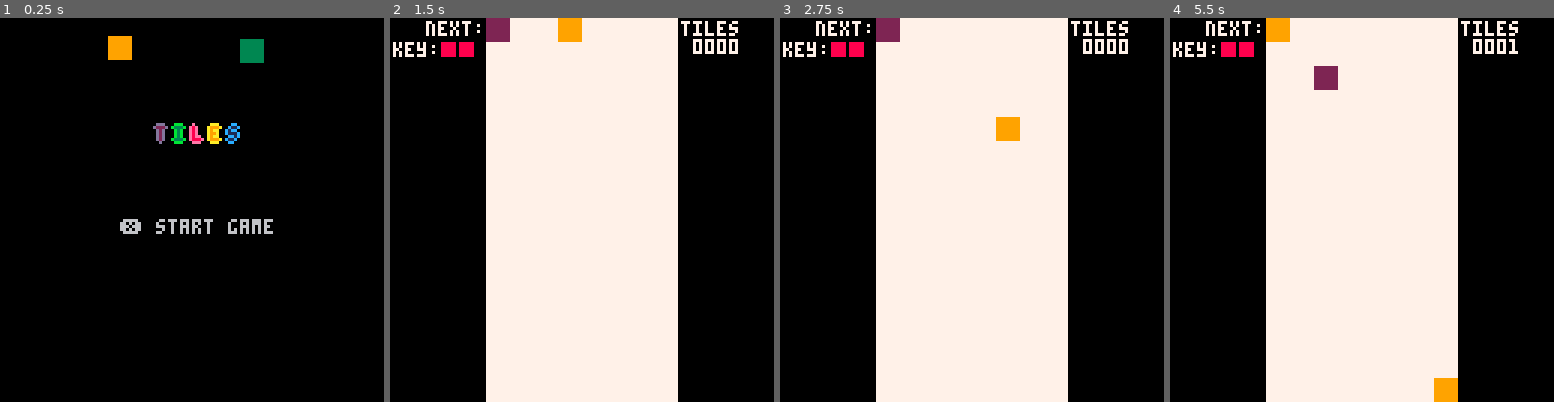
Above: before the commit, frames 1-4 (left to right).
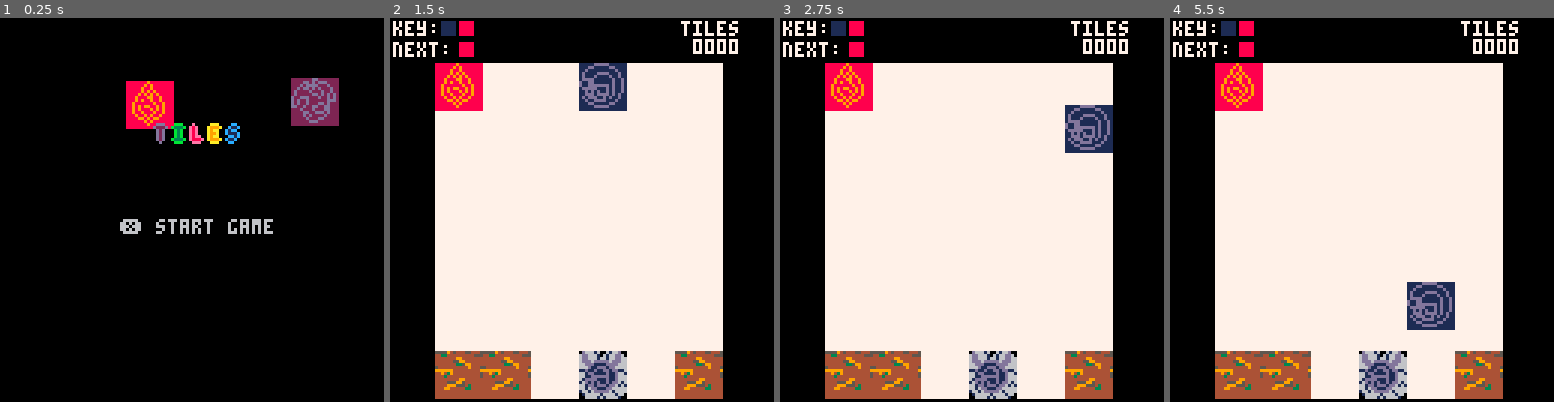
Above: after the commit, the same moments.

Repository: jplopez/1kjam
Game: PICO-8 cartridge 1kjam.p8
Same seed, same stepped clock (60 frames per second), same inputs: the game is played once before the commit and once after it.
Inputs:
- Up to frame 1 (0.25 s): no input
- Up to frame 2 (1.5 s): tap X (X key) at 0.33, 1.07 s
- Up to frame 3 (2.75 s): hold Right 1.6-2.1 s; tap X (X key) at 1.85 s; hold Right from 2.47 s (still down)
- Up to frame 4 (5.5 s): tap X (X key) at 2.97, 4.08, 5.2 s; release Right at 3.03 s; hold Left 3.08-3.58 s; hold Down 3.63-3.97 s; hold Right 4.02-4.68 s; hold Left from 5.08 s (still down)

The runs differ from the first frame. In frame 1, 3.9% of the frame differs, in the area x 28-89%, y 4-29%; in frame 2, 34%; in frame 3, 33%; in frame 4, 34%, in the area x 0-91%, y 0-100%.

Commit message:
Added sprites for tiles, hilichurl, dirt and rocks

Diff:
--- a/1kjam.p8
+++ b/1kjam.p8
@@ -11,6 +11,7 @@
 #include src/commons.lua
 #include src/entities/board.lua
 #include src/entities/tile.lua
+#include src/entities/hilichurl.lua
 #include src/scenes/title.lua
 #include src/scenes/game.lua
 #include src/scenes/lose.lua
--- a/src/commons.lua
+++ b/src/commons.lua
@@ -13,12 +13,12 @@
 })
 
 -- generates the matching key
-function refresh_key(_ENV)key={rnd(clrs),rnd(clrs)}end
+function refresh_key(_ENV)key={rnd(elems),rnd(elems)}end
 
 function l(text,...)
   local pre=tostr(t())pre=pre..spaces(8-#pre)
   if(type(text)=="table")logger:log(pre)logger:log(text)
-  if(type(text)~="table")logger:log(pre..text)
+  if(type(text)~="table")logger:log(pre..tostr(text))
 end
 
 function ln(text)
@@ -33,8 +33,8 @@
   if (y==1)over=true
   local impact={}
   if(x>1)add(impact,board:get(x-1,y))
-  if(x<8)add(impact,board:get(x+1,y))
-  if(y<16)add(impact,board:get(x,y+1))
+  if(x<max_col)add(impact,board:get(x+1,y))
+  if(y<max_row)add(impact,board:get(x,y+1))
   if #impact>0 then
     local match=false
     for tl in all(impact)do
@@ -46,7 +46,17 @@
 
 -- checks the if slot x,y with color 'c' matches any of the keys
 function key_check(_ENV,tl1,tl2)
-  l("key check")l(tl1)l(tl2)
-  return (tl1.clr==key[1] and tl2.clr==key[2])
-    or (tl1.clr==key[2] and tl2.clr==key[1])
+  --l("key check")l(tl1)l(tl2)
+  return (tl1.elem==key[1] and tl2.elem==key[2])
+    or (tl1.elem==key[2] and tl2.elem==key[1])
 end
+
+function adds_kv(tbl,kv)
+  for k,v in pairs(kv)do tbl[k]=v end
+  return tbl
+end
+
+function adds(tbl,tbl2)
+  for v in all(tbl2)do add(tbl,v)end
+  return tbl
+end
--- a/src/entities/board.lua
+++ b/src/entities/board.lua
@@ -1,7 +1,7 @@
 board=entity:extend({
 
-  max_row=16,
-  max_col=8,
+--  max_row=16,
+--  max_col=8,
   tiles={},
 
   setup=function(_ENV)
@@ -15,7 +15,7 @@
 
   --game loop
   update=function(_ENV)
-    l("update board")
+    --l("update board")
     for r=max_row,1,-1 do
       for c=max_col,1,-1 do
         if(tiles[c][r]~=global.e)then
@@ -37,7 +37,11 @@
 
   --accessors
   get=function(_ENV,x,y)return tiles[x][y]end,
-  set=function(_ENV,x,y,value)tiles[x][y]=value end,
+  set=function(_ENV,x,y,value)
+    if(value~=e)then
+      value.x,value.y=x,y end
+    tiles[x][y]=value
+  end,
   is_empty=function(_ENV,x,y)return tiles[x][y]==e end,
 
   move=function(_ENV,x,y,dx,dy)
--- /dev/null
+++ b/src/entities/hilichurl.lua
@@ -0,0 +1,30 @@
+hilichurl=tile:extend({
+
+  weak={},
+  resist={},
+  life=1,
+
+  update=function (_ENV) end,
+
+  --draw=function (_ENV) end,
+
+  --destroy=function (_ENV)end,
+
+  weak_to=function(_ENV,elem)
+    for e in all(weak)do
+      if(e==elem)return true
+    end
+    return false
+  end,
+
+  resists=function(_ENV,elem)
+    for e in all(resist)do
+      if(e==elem)return true
+    end
+    return false
+  end,
+})
+
+function electro_hilichurl(_ENV,_x,_y)return hilichurl(adds_kv(adds_kv({x=_x,y=_y},sprites.electro_h),enemies_attr.electro_h))end
+function hydro_hilichurl(_ENV,_x,_y)return hilichurl(adds_kv(adds_kv({x=_x,y=_y},sprites.hydro_h),enemies_attr.hydro_h))end
+function pyro_hilichurl(_ENV,_x,_y)return hilichurl(adds_kv(adds_kv({x=_x,y=_y},sprites.pyro_h),enemies_attr.pyro_h))end
--- a/src/entities/tile.lua
+++ b/src/entities/tile.lua
@@ -1,24 +1,24 @@
 tile=entity:extend({
+  --position
   x=1,
   y=1,
   w=1,
   h=1,
+  --element and state
+  elem=rnd(elems),
+  state=global.idle,
+  --draw
   clr=rnd(clrs),
-  state=global.idle,
-
-  -- utility constructors for current and next
-  random=function(_ENV,_x,_y)
-    return tile({x=_x or 1, y=_y or 1,
-        clr=rnd(clrs),state=global.idle})
-  end,
+  sx=8,
+  sy=0,
 
   move=function(_ENV,dx,dy)
-    local nx=mid(1,x+dx,8)
-	  local ny=min(y+dy,16)
+    local nx=mid(1,x+dx,max_col)
+	  local ny=min(y+dy,max_row)
     if(board:is_empty(nx,ceil(ny)))then
       x,y=nx,ny --update tile position
       state=global.move
-      if(y==16)state=global.parked
+      if(y==max_row)state=global.parked
     else
       y=flr(ny)
       state=global.parked
@@ -26,10 +26,29 @@
     return(state==global.move)
   end,
 
-  update=function(_ENV)if(state==global.move)move(_ENV,0,tsp)end,
+  update=function(_ENV)
+    if(state==global.move and (t()*10)\1%2==0)move(_ENV,0,tsp)
+  end,
 
   draw=function(_ENV)
-    rectfill(32+((x-1)*8),(y-1)*8,
-        32+(x*8)-1,y*8-1,clr)
+    rectfill(scr_l+((x-1)*16),scr_t+(y-1)*16,
+        scr_l+(x*16)-1,scr_t+(y*16)-1,clr)
+    sspr(sx,sy,16,16,scr_l+((x-1)*16),scr_t+(y-1)*16)
   end,
 })
+
+function random_tile(_ENV,_x,_y)
+  local elem=rnd(elems)
+  local tbl={x=_x,y=_y,elem=elem}
+  if(elem==electro)tbl=adds_kv(tbl,sprites.electro)
+  if(elem==dendro)tbl=adds_kv(tbl,sprites.dendro)
+  if(elem==pyro)tbl=adds_kv(tbl,sprites.pyro)
+  if(elem==geo)tbl=adds_kv(tbl,sprites.geo)
+  if(elem==anemo)tbl=adds_kv(tbl,sprites.anemo)
+  if(elem==hydro)tbl=adds_kv(tbl,sprites.hydro)
+  if(elem==cryo)tbl=adds_kv(tbl,sprites.cryo)
+  return tile(tbl)
+end
+
+function dirt_tile(_ENV,_x,_y)return tile(adds_kv({x=_x,y=_y,elem=nil},sprites.dirt))end
+function rock(_ENV,_x,_y)return tile(adds_kv({x=_x,y=_y,elem=nil},sprites.rock))end
--- a/src/globals.lua
+++ b/src/globals.lua
@@ -3,19 +3,57 @@
 clrs={2,3,8,9} -- tile's colors
 tcount=0 -- tile count
 score=0
-tsp=0.125 -- tile down speed
+tsp=0.06 -- tile down speed
+-- playable screen boundaries
+scr_l=15
+scr_r=111
+scr_t=15
+scr_b=127
 
+max_col=(scr_r-scr_l)/16
+max_row=(scr_b-scr_t)/16
+--entities
 board=nil
 cur=nil    -- current tile in play
 nxt=nil    -- next tile
 key={}     -- current matching combination
-
 --states
 init_state=0
 game_state=1
 over_state=2
+--tile states
+idle=10
+move=20
+parked=30
 
---tile states
-idle=  10
-move=  20
-parked=30
+-- elements
+anemo=100
+geo=200
+electro=300
+dendro=400
+hydro=500
+pyro=600
+cryo=700
+elems={anemo,geo,electro,dendro,hydro,pyro,cryo}
+--sprites
+sprites={
+ anemo = {sx=8,sy=0,clr=12},
+ geo = {sx=24,sy=0,clr=9},
+ electro = {sx=40,sy=0,clr=2},
+ dendro = {sx=56,sy=0,clr=3},
+ hydro = {sx=8,sy=16,clr=1},
+ pyro = {sx=24,sy=16,clr=8},
+ cryo = {sx=40,sy=16,clr=6},
+
+ dirt = {sx=72,sy=0,clr=0},
+ rock = {sx=88,sy=0,clr=0},
+ electro_h = {sx=88,sy=16},
+ hydro_h = {sx=56,sy=16,clr=0},
+ pyro_h = {sx=72,sy=16},
+}
+-- enemies attributes
+enemies_attr={
+  electro_h = {life=1,elem=electro,weak={dendro,cryo,hydro},resist={electro}},
+  hydro_h = {life=1,elem=hydro,weak={electro,pyro,dendro},resist={hydro}},
+  pyro_h = {life=1,elem=pyro,weak={cryo,hydro},resist={pyro}},
+}
--- a/src/scenes/game.lua
+++ b/src/scenes/game.lua
@@ -1,14 +1,25 @@
 game_scene=scene:extend({
 	init=function(_ENV)
+		elems={hydro,pyro}
     global.score=0
     board:init()
     board:setup()
     key=entity:extend()
-    refresh_key(_ENV)
-    cur=tile:random(4)
-    nxt=tile:random()
+    refresh_key(_ENV, {sprites.hydro,sprites,pyro})
+    cur=random_tile(_ENV,4,1)
+    nxt=random_tile(_ENV,1,1)
 		tcount=0
-		l(cur)l(nxt)
+		enemies = {}
+		create_enemies(_ENV)
+	end,
+
+	create_enemies=function(_ENV)
+		board:set(1,max_row,dirt_tile(_ENV))
+		board:set(2,max_row,dirt_tile(_ENV))
+		board:set(6,max_row,dirt_tile(_ENV))
+		local hc=hydro_hilichurl(_ENV)
+		board:set(4,max_row,hc)
+		add(enemies,hc)
 	end,
 
 	update=function(_ENV)
@@ -44,20 +55,21 @@
 		cur=nxt
 		cur.x=4
 		cur.state=move
-		nxt=tile:random()
+		nxt=random_tile(_ENV,1,1)
 		tcount+=1
 	end
 end
 
 function draw_ui(_ENV)
 	-- playable area
-	rectfill(32,0,95,127,7)
+	rectfill(scr_l,scr_t,scr_r-1,scr_b-1,7)
 	-- ui
-	?"next:",12,1,7
+	?"key:",1,1,7
+	rectfill(17,1,21,5,elem_clr(_ENV,key[1]))
+	rectfill(23,1,27,5,elem_clr(_ENV,key[2]))
+	?"next:",1,8,7
+	rectfill(23,8,27,12,nxt.clr)
 	?"tiles\n "..pad(tcount,4),97,1,7
-	?"key:",1,8,7
-	rectfill(17,8,21,12,key[1])
-	rectfill(23,8,27,12,key[2])
 	--debug
 	-- rectfill(0,20,7,25,7)
 	-- for c=1,8 do
@@ -67,3 +79,13 @@
 	-- 	end
 	-- end
 end
+
+function elem_clr(_ENV,elem)
+  if(elem==electro)return sprites.electro.clr
+  if(elem==dendro)return sprites.dendro.clr
+  if(elem==pyro)return sprites.pyro.clr
+  if(elem==geo)return sprites.geo.clr
+  if(elem==anemo)return sprites.anemo.clr
+  if(elem==hydro)return sprites.hydro.clr
+  if(elem==cryo)return sprites.cryo.clr
+end
--- a/src/scenes/title.lua
+++ b/src/scenes/title.lua
@@ -23,7 +23,7 @@
 	end,
 
 	create_tile=function(_ENV)
-		local tl=tile.random(_ENV,1+rnd(7),1)
+		local tl=random_tile(_ENV,1+rnd(7),1)
 		tl.update=function(_ENV)
 			y+=tsp
 			if(y==16)y=1x=1+rnd(7)
Not shown, changed: 32 lines of the sprite sheet (__gfx__) section of 1kjam.p8
